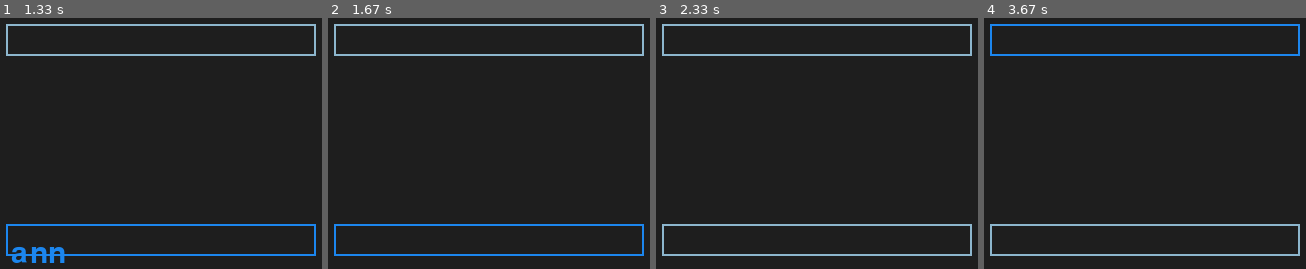
Above: before the commit, frames 1-4 (left to right).
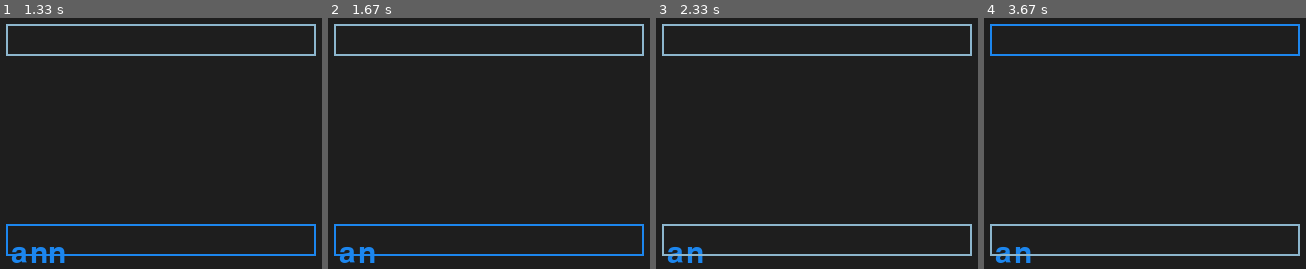
Above: after the commit, the same moments.

Repository: DLOE001/CZ3003_Ransack
Game: pygame game, started from inputBox.py
The game is run twice, just before and just after one commit, with the same random seed, the same clock (stepped at 60 frames per second) and the same inputs.
Inputs (mouse positions are in pixels of both pictures, inside the frame that each line leads up to):
- Up to frame 1 (1.33 s): tap Enter at 0.33 s; click (161, 238) at 0.72 s; type "ann" at 1 s
- Up to frame 2 (1.67 s): tap Enter at 1.33 s; hold Backspace from 1.55 s (still down)
- Up to frame 3 (2.33 s): release Backspace at 2.02 s; click (outside the picture) at 2.15 s
- Up to frame 4 (3.67 s): click (1145, 40) at 3.58 s

Frame 1 is identical in both runs. In frame 2, 0.4% of the frame differs, in the area x 3-15%, y 91-98%; in frame 3, 0.4%; in frame 4, 0.4%.

Commit message:
Added enter and tab key functionality to Login, Register and Recover Page

Diff:
--- a/inputBox.py
+++ b/inputBox.py
@@ -28,13 +28,13 @@
             self.color = COLOR_ACTIVE if self.active else COLOR_INACTIVE
         if event.type == pygame.KEYDOWN:
             if self.active:
-                if event.key == pygame.K_RETURN:
-                    print("REDRAW")
-                    print(self.text)
-                    self.text = ''
-                elif event.key == pygame.K_BACKSPACE:
+                #if event.key == pygame.K_RETURN:
+                    #print("REDRAW")
+                    #print(self.text)
+                    #self.text = ''
+                if event.key == pygame.K_BACKSPACE:
                     self.text = self.text[:-1]
-                else:
+                elif event.key != pygame.K_RETURN and event.key != pygame.K_TAB:
                     self.text += event.unicode
                 # Re-render the text.
                 self.txt_surface = FONT.render(self.text, True, self.color)
--- a/loginPage.py
+++ b/loginPage.py
@@ -34,6 +34,7 @@
         self.display_surface = display_surface
         self.screen = screen
         self.popup= popup.PopUp(display_surface)
+        self.enterkey = False
 
     def loadAssets(self):
         # Set background
@@ -76,6 +77,30 @@
                     quit()
                 if event.type == MOUSEBUTTONDOWN:
                     self.done = self.action()
+                elif event.type == pygame.KEYDOWN:
+                    # If player press enter key, check all fields
+                    if event.key == pygame.K_RETURN:
+                        self.enterkey = True
+                        self.done = self.action()
+                    # If player press tab key, switch between the fields
+                    elif event.key == pygame.K_TAB:
+                        boxswitched = False
+                        for i in range(len(self.input_boxes)):
+                            if self.input_boxes[i].active and i == len(self.input_boxes)-1:
+                                self.input_boxes[i].active = False
+                                self.input_boxes[i].color = pygame.Color('lightskyblue3')
+                                boxswitched = True
+                                break
+                            elif self.input_boxes[i].active:
+                                self.input_boxes[i].active = False
+                                self.input_boxes[i].color = pygame.Color('lightskyblue3')
+                                self.input_boxes[i+1].active = True
+                                self.input_boxes[i+1].color = pygame.Color('dodgerblue2')
+                                boxswitched = True
+                                break
+                        if boxswitched == False:
+                            self.input_boxes[0].active = True
+                            self.input_boxes[0].color = pygame.Color('dodgerblue2')
                 for box in self.input_boxes:
                     box.handle_event(event)
 
@@ -92,7 +117,8 @@
 
     # Login Page Actions
     def action(self):
-        if self.login_rect.collidepoint(pygame.mouse.get_pos()):
+        if self.login_rect.collidepoint(pygame.mouse.get_pos()) or self.enterkey:
+            self.enterkey = False
             username = self.username_box1.retrieveBoxValues()
             password = self.password_box2.retrieveBoxValues()
             #self.input_box1.draw(self.screen)
--- a/main.py
+++ b/main.py
@@ -208,6 +208,7 @@
             user = getattr(login, 'user')
             recreateUIObj(username, user)
             state = 0
+            menu.display()
         elif (getattr(login, 'done') and getattr(login, 'registerClicked')):
             setattr(register, 'done', False)
             state = 6
--- a/recoverPage.py
+++ b/recoverPage.py
@@ -36,6 +36,7 @@
         self.popup= popup.PopUp(display_surface)
         self.successfulRecover = False
         self.emptyFields = False
+        self.enterkey = False
         # Background1 is for the header
         # Button 1 is back button
         # Button 2 is query button
@@ -72,6 +73,30 @@
                     quit()
                 if event.type == MOUSEBUTTONDOWN:
                     self.done = self.action()
+                elif event.type == pygame.KEYDOWN:
+                    # If player press enter key, check all fields
+                    if event.key == pygame.K_RETURN:
+                        self.enterkey = True
+                        self.done = self.action()
+                    # If player press tab key, switch between the fields
+                    elif event.key == pygame.K_TAB:
+                        boxswitched = False
+                        for i in range(len(self.input_boxes)):
+                            if self.input_boxes[i].active and i == len(self.input_boxes)-1:
+                                self.input_boxes[i].active = False
+                                self.input_boxes[i].color = pygame.Color('lightskyblue3')
+                                boxswitched = True
+                                break
+                            elif self.input_boxes[i].active:
+                                self.input_boxes[i].active = False
+                                self.input_boxes[i].color = pygame.Color('lightskyblue3')
+                                self.input_boxes[i+1].active = True
+                                self.input_boxes[i+1].color = pygame.Color('dodgerblue2')
+                                boxswitched = True
+                                break
+                        if boxswitched == False:
+                            self.input_boxes[0].active = True
+                            self.input_boxes[0].color = pygame.Color('dodgerblue2')
                 for box in self.input_boxes:
                     box.handle_event(event)
 
@@ -89,7 +114,8 @@
     # Register Page Actions
     def action(self):
         # Recover button is selected
-        if self.recover_rect.collidepoint(pygame.mouse.get_pos()):
+        if self.recover_rect.collidepoint(pygame.mouse.get_pos()) or self.enterkey:
+            self.enterkey = False
             username = self.username_box1.retrieveBoxValues()
             email = self.email_box2.retrieveBoxValues()
             if(self.checkInputFields(username, email)):
--- a/registerPage.py
+++ b/registerPage.py
@@ -35,6 +35,7 @@
         self.screen = screen
         self.successfulRegister = False
         self.popup= popup.PopUp(display_surface)
+        self.enterkey = False
         # Background1 is for the header
         # Button 1 is back button
         # Button 2 is query button
@@ -72,6 +73,32 @@
                     quit()
                 if event.type == MOUSEBUTTONDOWN:
                     self.done = self.action()
+                elif event.type == pygame.KEYDOWN:
+                    # If player press enter key, check all fields
+                    if event.key == pygame.K_RETURN:
+                        self.enterkey = True
+                        self.done = self.action()
+                    # If player press tab key, switch between the fields
+                    elif event.key == pygame.K_TAB:
+                        boxswitched = False
+                        for i in range(len(self.input_boxes)):
+                            if self.input_boxes[i].active and i == len(self.input_boxes)-1:
+                                self.input_boxes[i].active = False
+                                self.input_boxes[i].color = pygame.Color('lightskyblue3')
+                                boxswitched = True
+                                break
+                            elif self.input_boxes[i].active:
+                                self.input_boxes[i].active = False
+                                self.input_boxes[i].color = pygame.Color('lightskyblue3')
+                                self.input_boxes[i+1].active = True
+                                self.input_boxes[i+1].color = pygame.Color('dodgerblue2')
+                                boxswitched = True
+                                break
+                        if boxswitched == False:
+                            self.input_boxes[0].active = True
+                            self.input_boxes[0].color = pygame.Color('dodgerblue2')
+
+
                 for box in self.input_boxes:
                     box.handle_event(event)
 
@@ -92,7 +119,7 @@
     # Register Page Actions
     def action(self):
         # Register button is selected
-        if self.register_rect.collidepoint(pygame.mouse.get_pos()):
+        if self.register_rect.collidepoint(pygame.mouse.get_pos()) or self.enterkey:
             username = self.username_box1.retrieveBoxValues()
             email = self.email_box2.retrieveBoxValues()
             password = self.password_box3.retrieveBoxValues()
@@ -102,12 +129,14 @@
                 for box in self.input_boxes:
                     box.resetText()
                 self.popup.success(self.successMessage)
+                self.enterkey = False
                 return True
             else:
                 self.popup.fail(self.errorMessage)
                 if self.errorMessage != "Please fill in all fields":
                     for box in self.input_boxes:
                         box.resetText()
+                self.enterkey = False
                 return False
 
         # Back button is selected
